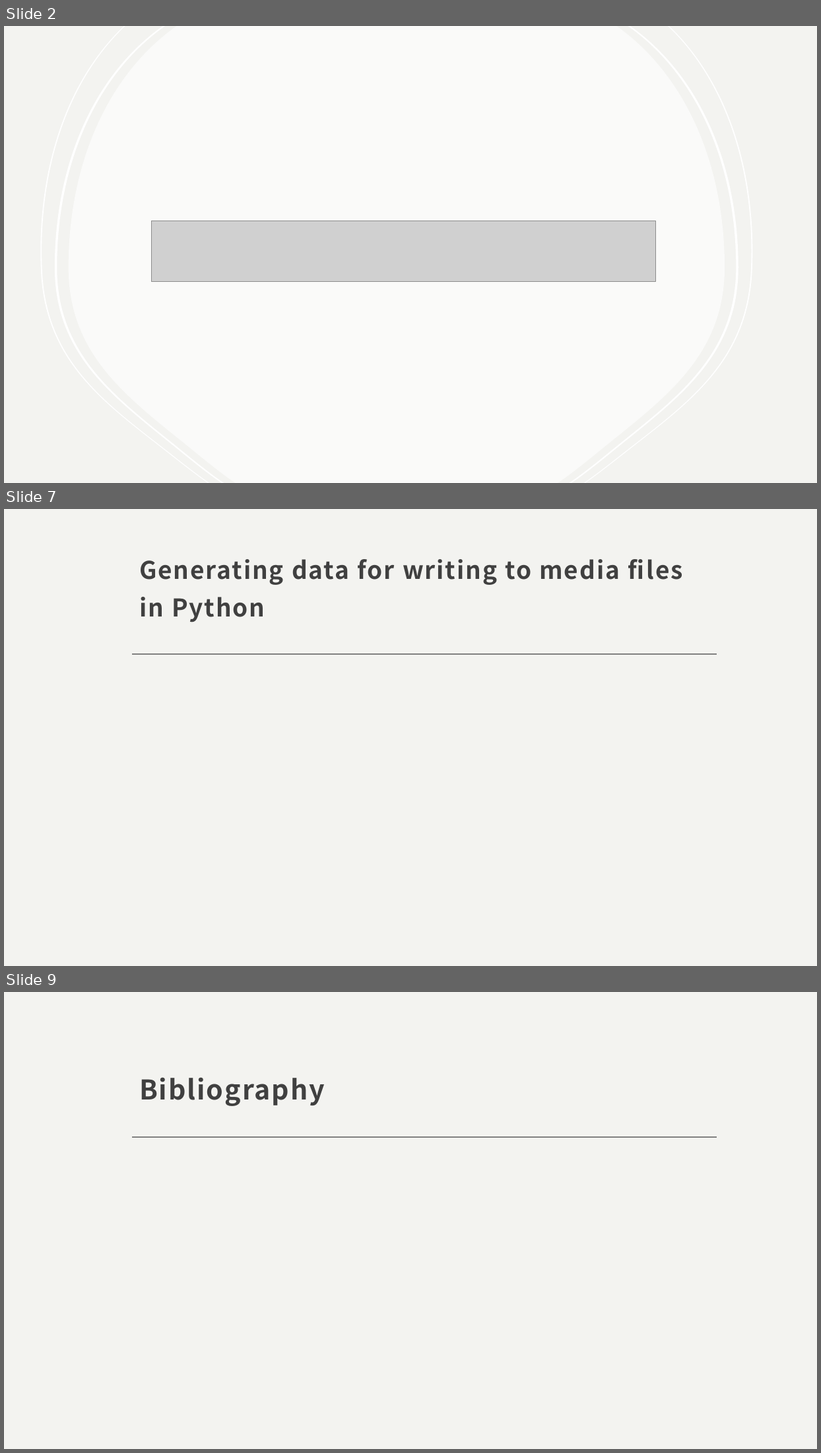
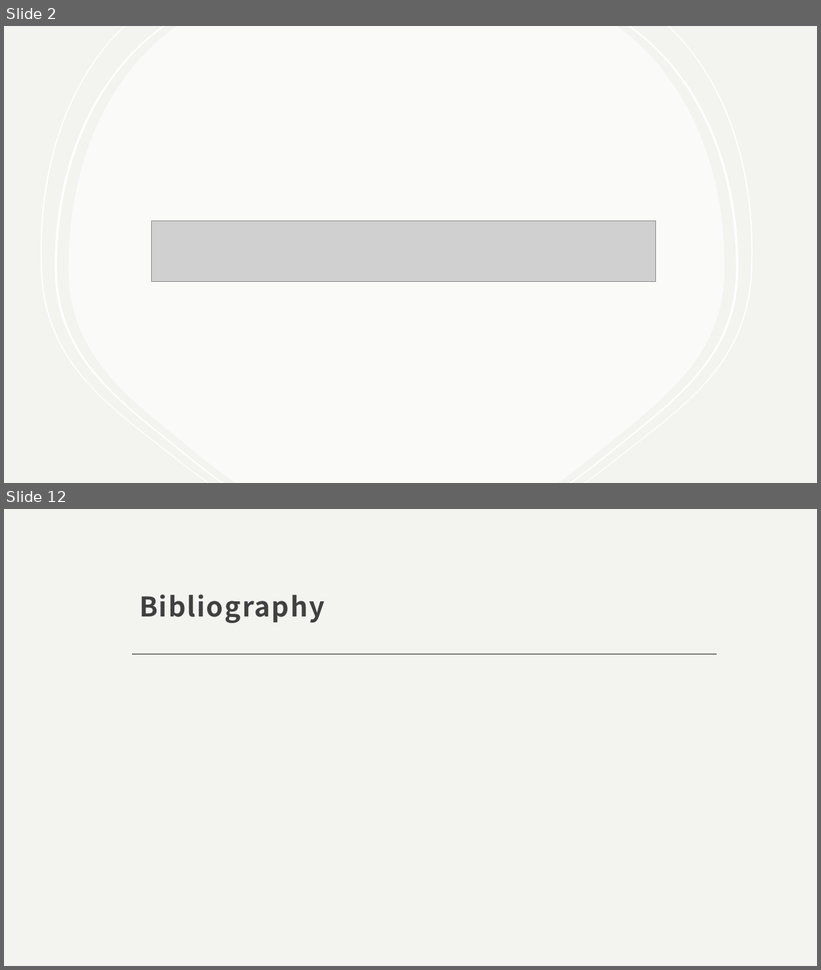
Before and after one commit to phileasdg/Image_and_Audio_Generation_and_Editing_using_Python, a slide deck: Independent study_final_presentation.pptx. Shown one above the other, each under a label of ours: slides 2, 7 and 9 before the commit, slides 2 and 12 after it; the slides between them are not shown. The pictures are 821x1453 and 821x970 pixels, drawn with LibreOffice and Linux fonts; fonts in the diff are those of the drawing; grey boxes stand for pictures. Boxes give left, top, right and bottom in pixels: in the first picture for what was removed or moved away, otherwise in the second. Text is boxed around its words. In the diff, an @@ line names an element or a change of style, - is before the commit and + after.

```diff
--- a/Independent study_final_presentation.pptx
+++ b/Independent study_final_presentation.pptx
@@ slide 7 removed at (4,509,817,966), background #F3F3F0; not listed: 1 template element that a slide beside it also shows @@
@@ title removed at (139,559,620,623) @@
-Generating data for writing to media files in Python
@@ what was slide 9 is now slide 12 @@
```
Also in this commit, not shown: 2 slides changed, 7 slides added, 3 other slides removed, 1 other file.
